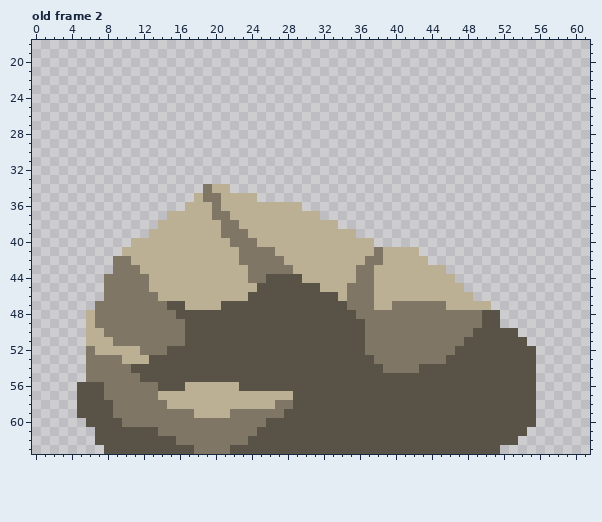
Edited in one commit: pixel-art file (Assets/Artwork/Enviornmental/Rocks/Rocks_MtBase_Med.aseprite). Above: the version before the commit.
64x64 pixels, 3 frames. Shown: old frame 2: x 0..61, y 18..63. The commit also changed other frames, which this record leaves out.
The result:
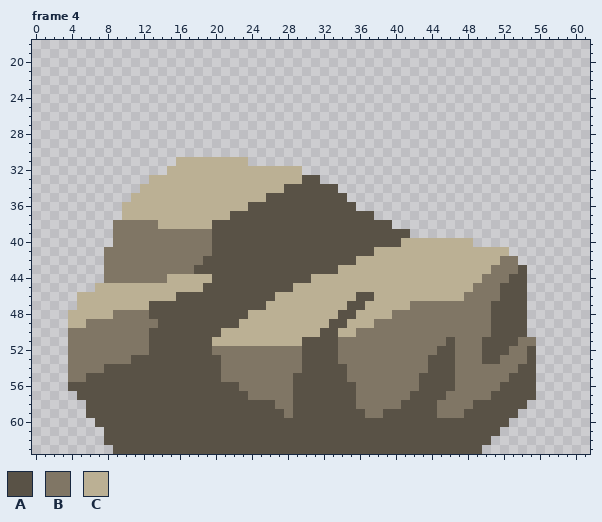
Palette (. is transparent): A #595246  B #807665  C #bbb094
A new or re-ordered frame is compared with the old frame closest to it.
Changes in this commit:
frames 3 -> 7
--- frame 4 is new; against old frame 2
@@ x 0..61 @@
 30 ..............................................................
-31 ..............................................................
-32 ..............................................................
-33 ..............................................................
-34 ...................BCC........................................
-35 ..................CBBCCCC.....................................
-36 .................CCCBCCCCCCCCC................................
-37 ...............CCCCCBBCCCCCCCCCC..............................
-38 ..............CCCCCCCBBCCCCCCCCCCC............................
-39 .............CCCCCCCCBBBCCCCCCCCCCCC..........................
-40 ...........CCCCCCCCCCCBBBCCCCCCCCCCCCC........................
-41 ..........CCCCCCCCCCCCCBBBBCCCCCCCCCCCBCCCC...................
-42 .........BBCCCCCCCCCCCCBBBBBCCCCCCCCCBBCCCCC..................
-43 .........BBBCCCCCCCCCCCCBBBBBCCCCCCCBBCCCCCCCC................
-44 ........BBBBBCCCCCCCCCCCBBAAAACCCCCCBBCCCCCCCCC...............
-45 ........BBBBBCCCCCCCCCCCCAAAAAAACCCBBBCCCCCCCCCC..............
-46 ........BBBBBBCCCCCCCCCCAAAAAAAAAACBBBCCCCCCCCCCC.............
-47 .......BBBBBBBBAACCCCAAAAAAAAAAAAAABBBCCBBBBBBCCCCC...........
-48 ......CBBBBBBBBBAAAAAAAAAAAAAAAAAAAABBBBBBBBBBBBBBAA..........
-49 ......CBBBBBBBBBBAAAAAAAAAAAAAAAAAAAABBBBBBBBBBBBBAA..........
-50 ......CCBBBBBBBBBAAAAAAAAAAAAAAAAAAAABBBBBBBBBBBBAAAAA........
-51 ......CCCBBBBBBBBAAAAAAAAAAAAAAAAAAAABBBBBBBBBBBAAAAAAA.......
-52 ......BCCCCCBBBAAAAAAAAAAAAAAAAAAAAAABBBBBBBBBBAAAAAAAAA......
-53 ......BBBBCCCAAAAAAAAAAAAAAAAAAAAAAAAABBBBBBBBAAAAAAAAAA......
-54 ......BBBBBAAAAAAAAAAAAAAAAAAAAAAAAAAAABBBBAAAAAAAAAAAAA......
-55 ......BBBBBBAAAAAAAAAAAAAAAAAAAAAAAAAAAAAAAAAAAAAAAAAAAA......
-56 .....AAABBBBBBAAACCCCCCAAAAAAAAAAAAAAAAAAAAAAAAAAAAAAAAA......
-57 .....AAABBBBBBCCCCCCCCCCCCCCCAAAAAAAAAAAAAAAAAAAAAAAAAAA......
-58 .....AAAABBBBBBCCCCCCCCCCCCBBAAAAAAAAAAAAAAAAAAAAAAAAAAA......
-59 .....AAAABBBBBBBBBCCCCBBBBBBAAAAAAAAAAAAAAAAAAAAAAAAAAAA......
-60 ......AAAABBBBBBBBBBBBBBBBAAAAAAAAAAAAAAAAAAAAAAAAAAAAAA......
-61 .......AAAAAAABBBBBBBBBBBAAAAAAAAAAAAAAAAAAAAAAAAAAAAAA.......
-62 .......AAAAAAAAABBBBBBBBAAAAAAAAAAAAAAAAAAAAAAAAAAAAAA........
-63 ........AAAAAAAAAABBBBAAAAAAAAAAAAAAAAAAAAAAAAAAAAAA..........
+31 ................CCCCCCCC......................................
+32 ...............CCCCCCCCCCCCCCC................................
+33 .............CCCCCCCCCCCCCCCCCAA..............................
+34 ............CCCCCCCCCCCCCCCCAAAAAA............................
+35 ...........CCCCCCCCCCCCCCCAAAAAAAAA...........................
+36 ..........CCCCCCCCCCCCCCAAAAAAAAAAAA..........................
+37 ..........CCCCCCCCCCCCAAAAAAAAAAAAAAAA........................
+38 .........BBBBBCCCCCCAAAAAAAAAAAAAAAAAAAA......................
+39 .........BBBBBBBBBBBAAAAAAAAAAAAAAAAAAAAAA....................
+40 .........BBBBBBBBBBBAAAAAAAAAAAAAAAAAAAAACCCCCCCC.............
+41 ........BBBBBBBBBBBBAAAAAAAAAAAAAAAAAACCCCCCCCCCCCCCC.........
+42 ........BBBBBBBBBBBAAAAAAAAAAAAAAAAACCCCCCCCCCCCCCCCBB........
+43 ........BBBBBBBBBBAAAAAAAAAAAAAAAACCCCCCCCCCCCCCCCCBBBA.......
+44 ........BBBBBBBCCCCCAAAAAAAAAAACCCCCCCCCCCCCCCCCCCBBBAA.......
+45 .......CCCCCCCCCCCCAAAAAAAAAACCCCCCCCCCCCCCCCCCCCBBBAAA.......
+46 .....CCCCCCCCCCCAAAAAAAAAAACCCCCCCCCAACCCCCCCCCCBBBBAAA.......
+47 .....CCCCCCCCAAAAAAAAAAAAACCCCCCCCCAACCCCCBBBBBBBBBAAAA.......
+48 ....CCCCCBBBBAAAAAAAAAAACCCCCCCCCCAACCCCBBBBBBBBBBBAAAA.......
+49 ....CCBBBBBBBBAAAAAAAAACCCCCCCCCCAACCCBBBBBBBBBBBBBAAAA.......
+50 ....BBBBBBBBBAAAAAAAACCCCCCCCCCCAACCBBBBBBBBBBBBBBBAAAA.......
+51 ....BBBBBBBBBAAAAAAACCCCCCCCCCAAAABBBBBBBBBBBBABBBAAAABB......
+52 ....BBBBBBBBBAAAAAAABBBBBBBBBBAAAABBBBBBBBBBBAABBBAAABBA......
+53 ....BBBBBBBAAAAAAAAAABBBBBBBBBAAAABBBBBBBBBBAAABBBAABBBA......
+54 ....BBBBAAAAAAAAAAAAABBBBBBBBBAAAAABBBBBBBBBAAABBBBBBBAA......
+55 ....BBAAAAAAAAAAAAAAABBBBBBBBAAAAAABBBBBBBBAAAABBBBBBAAA......
+56 ....AAAAAAAAAAAAAAAAAAABBBBBBAAAAAAABBBBBBBAAAABBBBBAAAA......
+57 .....AAAAAAAAAAAAAAAAAAABBBBBAAAAAAABBBBBBAAAABBBBBAAAAA......
+58 ......AAAAAAAAAAAAAAAAAAAAABBAAAAAAABBBBBAAAABBBBAAAAAA.......
+59 ......AAAAAAAAAAAAAAAAAAAAAABAAAAAAAABBAAAAAABBBAAAAAA........
+60 .......AAAAAAAAAAAAAAAAAAAAAAAAAAAAAAAAAAAAAAAAAAAAAA.........
+61 ........AAAAAAAAAAAAAAAAAAAAAAAAAAAAAAAAAAAAAAAAAAAA..........
+62 ........AAAAAAAAAAAAAAAAAAAAAAAAAAAAAAAAAAAAAAAAAAA...........
+63 .........AAAAAAAAAAAAAAAAAAAAAAAAAAAAAAAAAAAAAAAAA............
Changed places in both pictures, as pixel boxes (x1, y1, x2, y2):
changed: (68, 157, 536, 454)
